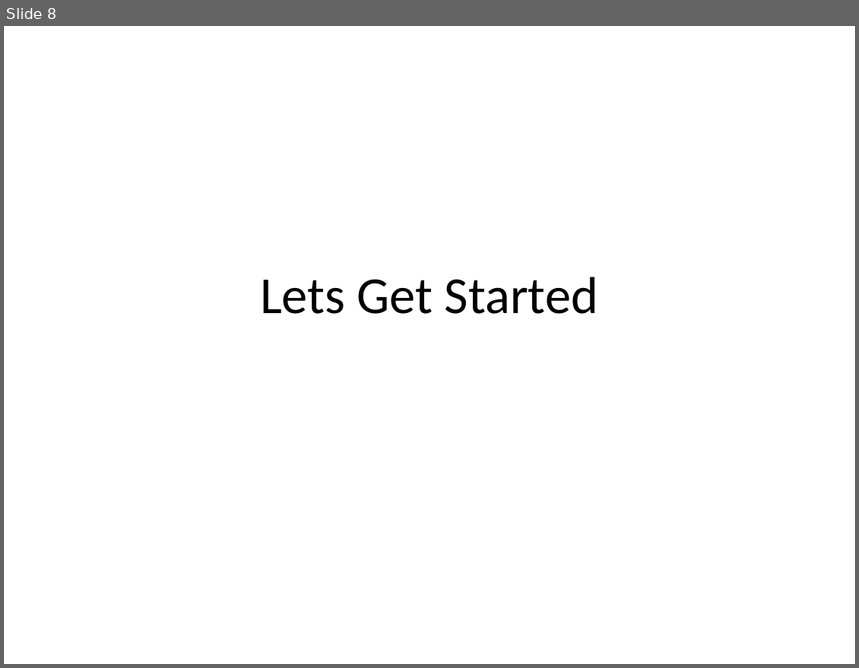
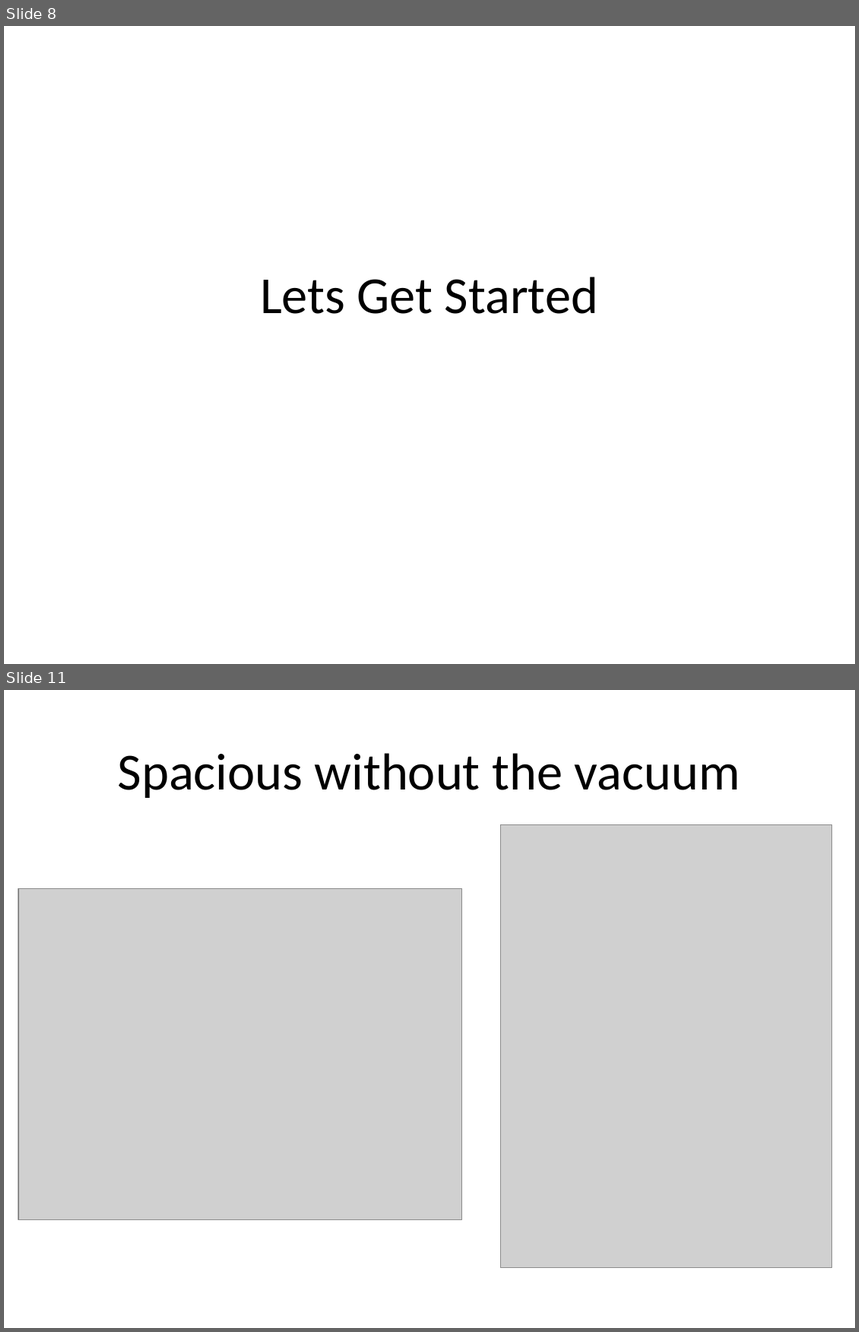
Before and after one commit to antfriend/Tele, a slide deck: Zoomba.pptx. Shown one above the other, each under a label of ours: slide 8 before the commit, slides 8 and 11 after it; the slides between them are not shown. The pictures are 859x668 and 859x1332 pixels, drawn with LibreOffice and Linux fonts; fonts in the diff are those of the drawing; grey boxes stand for pictures. Boxes give left, top, right and bottom in pixels: in the first picture for what was removed or moved away, otherwise in the second. Text is boxed around its words. In the diff, an @@ line names an element or a change of style, - is before the commit and + after.

```diff
--- a/Zoomba.pptx
+++ b/Zoomba.pptx
@@ slide 11 added at (4, 690, 855, 1328), background #FFFFFF @@
@@ title added at (118, 753, 740, 798), 44 pt, text #000000 @@
+Spacious without the vacuum
@@ picture added at (500, 825, 832, 1268) @@
@@ picture added at (18, 888, 462, 1220) @@
```
Also in this commit, not shown: 7 slides changed, 4 other slides added, 1 slide removed.
